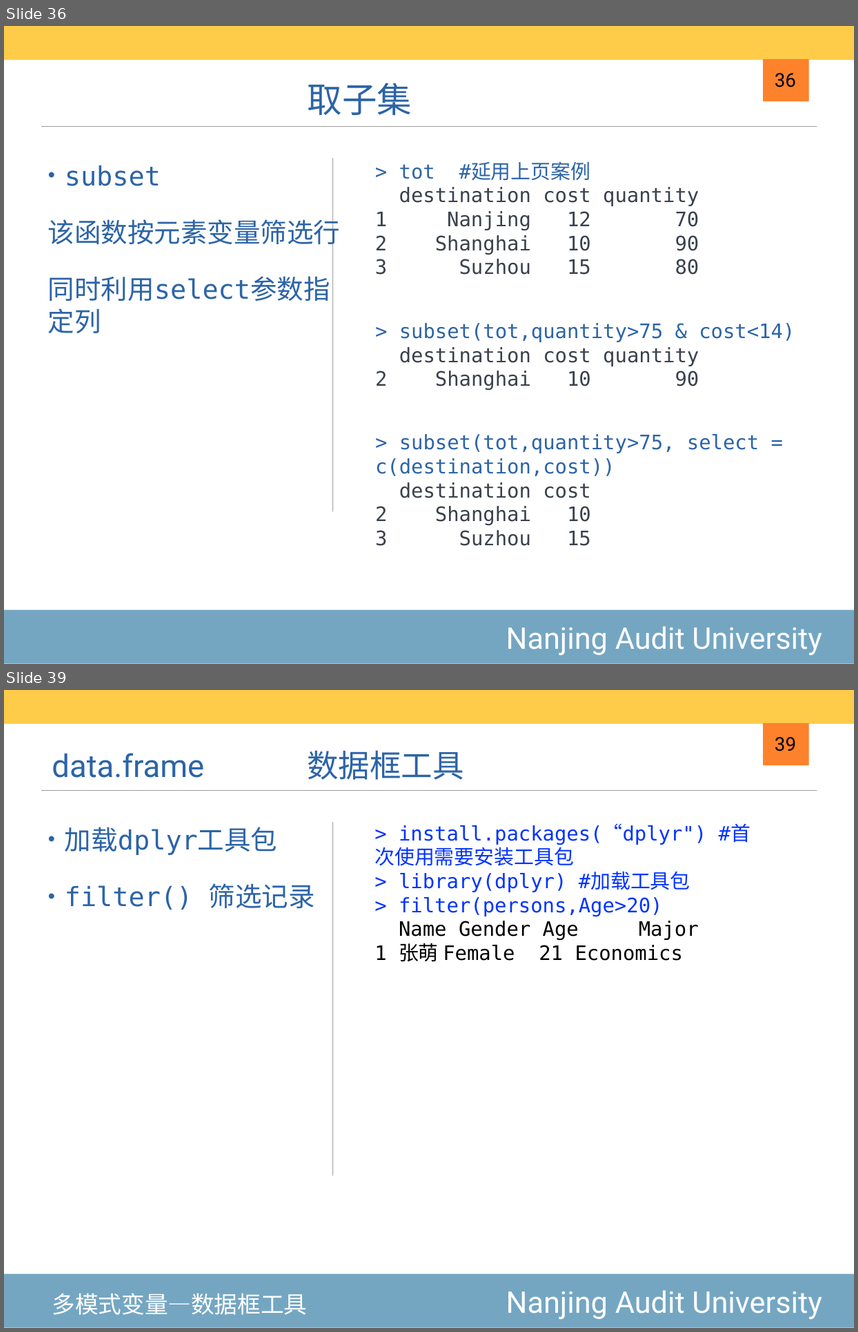
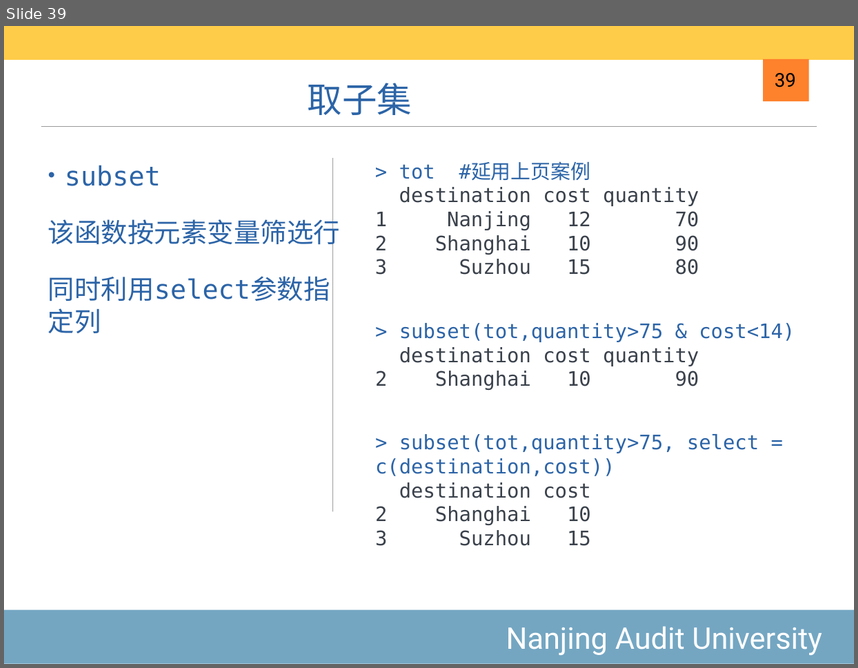
Before and after one commit to exoplanetX/DataAnalytics, a slide deck: 2020-3-高级数据结构.pptx. Shown one above the other, each under a label of ours: slides 36 and 39 before the commit, slide 39 after it; the slides between them are not shown. The pictures are 858x1332 and 858x668 pixels, drawn with LibreOffice and Linux fonts; fonts in the diff are those of the drawing. Boxes give left, top, right and bottom in pixels: in the first picture for what was removed or moved away, otherwise in the second. Text is boxed around its words. In the diff, an @@ line names an element or a change of style, - is before the commit and + after.

```diff
--- a/2020-3-高级数据结构.pptx
+++ b/2020-3-高级数据结构.pptx
@@ slide 39 removed at [4,690,854,1328], background #FFFFFF; not listed: 5 template elements that a slide beside it also shows @@
@@ text removed at [307,750,464,780] @@
-数据框工具
@@ page number removed at [775,737,796,751] @@
-39
@@ title removed at [52,753,204,778] @@
-data.frame
@@ text removed at [65,827,315,909] @@
-• 加载dplyr工具包
-• filter() 筛选记录
@@ text removed at [375,824,751,961] @@
-> install.packages(“dplyr") #首次使用需要安装工具包
-> library(dplyr) #加载工具包
-> filter(persons,Age>20)
-Name Gender Age Major
-1 张萌 Female 21 Economics
@@ text removed at [52,1292,307,1314] @@
-多模式变量—数据框工具
@@ what was slide 36 is now slide 39 @@
@@ page number at [775,73,796,87]: text changed @@
-36
+39
```
Also in this commit, not shown: 1 slide changed, 5 other slides removed, 1 other file.
